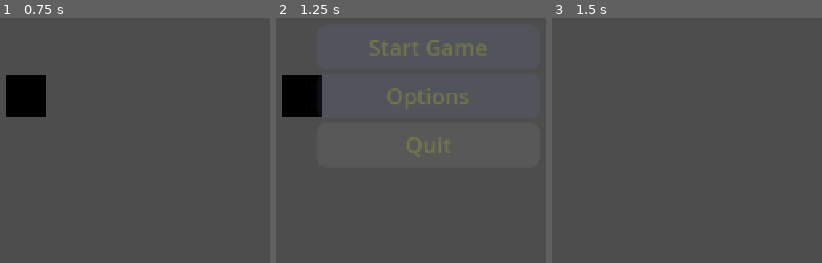
Above: before the commit, frames 1-3 (left to right).
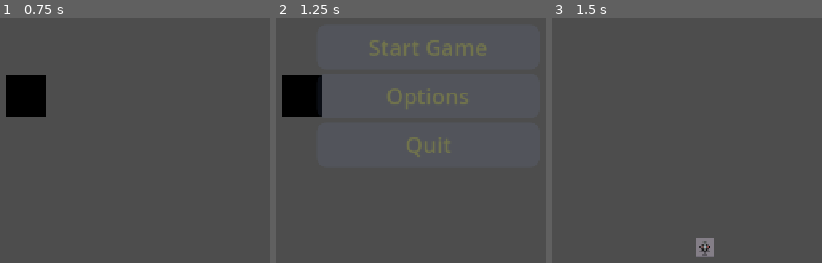
Above: after the commit, the same moments.

Repository: ikostan/SkyLockAssault
Game: Godot game, scene res://scenes/main_menu.tscn
Two runs of this game, one before a commit and one after it. Both use one fixed random seed, a clock stepped at 60 frames per second and the inputs below. Video files are missing from this copy of the repository; at most half a second of black plays in their place.
Inputs:
- Up to frame 1 (0.75 s): tap Enter at 0.5 s
- Up to frame 2 (1.25 s): no input
- Up to frame 3 (1.5 s): click "Start Game" at 1.25 s

Frame 1 is identical in both runs. In frame 3, 0.5% of the frame differs, in the area x 53-60%, y 89-98%.

Commit message:
Player created

Diff:
--- /dev/null
+++ b/scenes/Player.tscn
@@ -0,0 +1,22 @@
+[gd_scene load_steps=4 format=3 uid="uid://37rarq1yywmc"]
+
+[ext_resource type="Texture2D" uid="uid://gnx6aovalhxs" path="res://files/sprite/PixelPlanesAssetPack.png" id="1_p0vlq"]
+[ext_resource type="Script" uid="uid://bcplrymg5tt06" path="res://scripts/player.gd" id="1_v6fml"]
+
+[sub_resource type="RectangleShape2D" id="RectangleShape2D_5q5h1"]
+size = Vector2(17, 16)
+
+[node name="Player" type="Node2D"]
+script = ExtResource("1_v6fml")
+
+[node name="CharacterBody2D" type="CharacterBody2D" parent="."]
+
+[node name="Sprite2D" type="Sprite2D" parent="CharacterBody2D"]
+position = Vector2(1, 2)
+texture = ExtResource("1_p0vlq")
+region_enabled = true
+region_rect = Rect2(129.12057, 1.3690486, 28.879425, 29.416893)
+
+[node name="CollisionShape2D" type="CollisionShape2D" parent="CharacterBody2D"]
+position = Vector2(1.5, 1)
+shape = SubResource("RectangleShape2D_5q5h1")
--- /dev/null
+++ b/scenes/character_body_2d.gd
@@ -0,0 +1 @@
+extends CharacterBody2D
--- a/scenes/main_menu.tscn
+++ b/scenes/main_menu.tscn
@@ -26,7 +26,7 @@
 shadow_size = 5
 
 [sub_resource type="StyleBoxFlat" id="StyleBoxFlat_wu84c"]
-bg_color = Color(0.6, 0.6, 0.6, 0.54901963)
+bg_color = Color(0.53333336, 0.6666667, 0.98039216, 0.3137255)
 corner_radius_top_left = 16
 corner_radius_top_right = 16
 corner_radius_bottom_right = 16
--- a/scenes/main_scene.tscn
+++ b/scenes/main_scene.tscn
@@ -1,7 +1,12 @@
-[gd_scene load_steps=2 format=3 uid="uid://nnnc0qhx07i8"]
+[gd_scene load_steps=4 format=3 uid="uid://nnnc0qhx07i8"]
 
+[ext_resource type="Script" uid="uid://ctm7qg12s2swt" path="res://scripts/main_scene.gd" id="1_7ykc4"]
 [ext_resource type="PackedScene" uid="uid://cb4n4cqkuddqg" path="res://scenes/pause_menu.tscn" id="1_w2twt"]
+[ext_resource type="PackedScene" uid="uid://37rarq1yywmc" path="res://scenes/Player.tscn" id="2_pw63i"]
 
 [node name="Node2D" type="Node2D"]
+script = ExtResource("1_7ykc4")
+
+[node name="Player" parent="." instance=ExtResource("2_pw63i")]
 
 [node name="PauseMenu" parent="." instance=ExtResource("1_w2twt")]
--- /dev/null
+++ b/scripts/main_scene.gd
@@ -0,0 +1,18 @@
+extends Node2D  # Assuming Node2D root; change if different
+
+@onready var player: Node2D = $Player
+
+func _ready() -> void:
+	# Get viewport dimensions (dynamic for web/resizes)
+	var viewport_size: Vector2 = get_viewport_rect().size
+
+	# Example: Place at center
+	player.position = Vector2(viewport_size.x / 2, viewport_size.y / 1.2)
+
+	# Alternative: Bottom-center (e.g., starting position for top-down assault)
+	# player.position = Vector2(viewport_size.x / 2, viewport_size.y - 100)  # 100px from bottom
+
+	# Alternative: Specific spot, like bottom-left with offset
+	# player.position = Vector2(100, viewport_size.y - 100)  # 100px from bottom-left
+
+	Globals.log_message("Player positioned at: " + str(player.position), Globals.LogLevel.DEBUG)
--- /dev/null
+++ b/scripts/player.gd
@@ -0,0 +1 @@
+extends Node2D
Binary file added: files/sprite/PixelPlanesAssetPack.png
Not shown, changed: README.md
